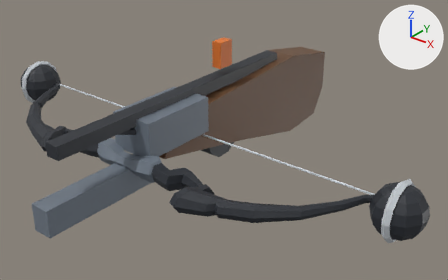
Before and after pictures for a commit that changed the glTF model client/public/assets/sw5e-devices/heavy-bowcaster.glb.
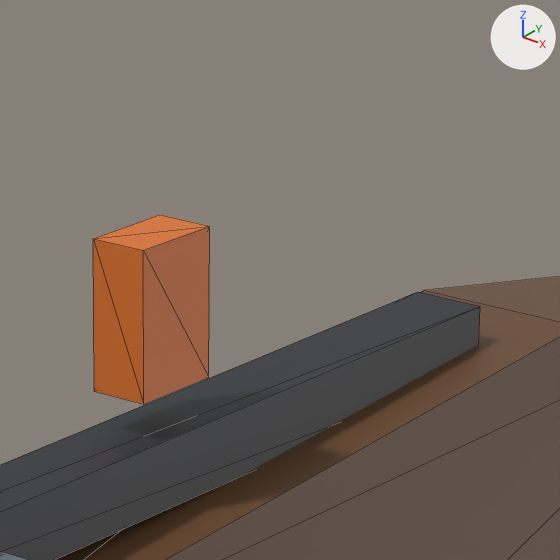
Each version is shown whole from a 50 mm camera at (0.783, -0.916, 0.513) aimed at (0.048, 0.003, -0.056), then close up on the part from 44% to 65% of the width and 1% to 34% of the height. Lighting does not change. The marker at upper right points along +X, +Y and +Z. The first two pictures are the older version. The close-ups show mesh edges as thin lines. Where no turn or scale is listed for an object, it has been applied to the vertices. Vertices at exactly the same position are counted once.

Names of what the first close-up shows: 'm'.
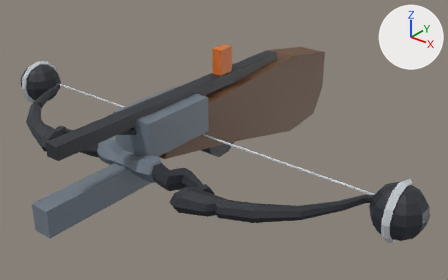
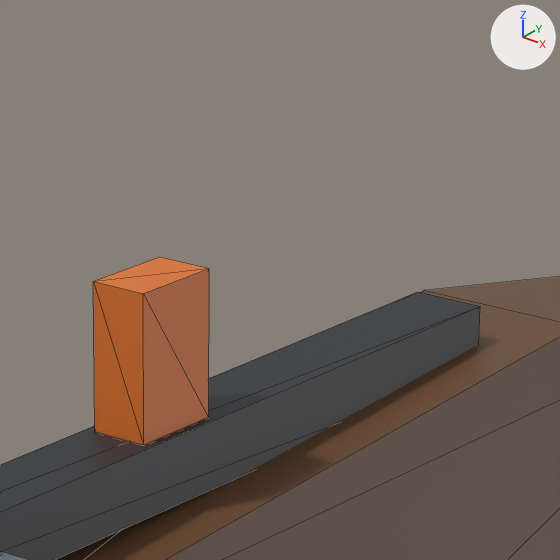
The change, as a list of edits to the scene's bpy script:
```text
Change me_m:
    used by ob_m; location = (0.0, 0.0, 0.0)
    remove me_m.from_pydata(...)  # 729 vertices, 1406 faces; spans x -0.515..0.515, y -0.425..0.425, z -0.138..0.138
    add me_m.from_pydata(...)  # 729 vertices, 1406 faces; spans x -0.515..0.515, y -0.425..0.425, z -0.138..0.123
    me_m part 1: the loose piece of 8 vertices spanning x -0.011..0.011, y 0.038..0.075, z 0.083..0.138 is moved by (0.0, 0.0, -0.015)
```

Location of each change, [x1, y1, x2, y2] in pixels of the close-ups (560 x 560 px; the box of a moved part takes in the faces that stretch with it):
'm', reshaped
    before: [0, 215, 560, 560]
    after: [0, 257, 560, 560]
part 1 of me_m, moved or reshaped
    before: [93, 215, 210, 404]
    after: [93, 257, 209, 445]
